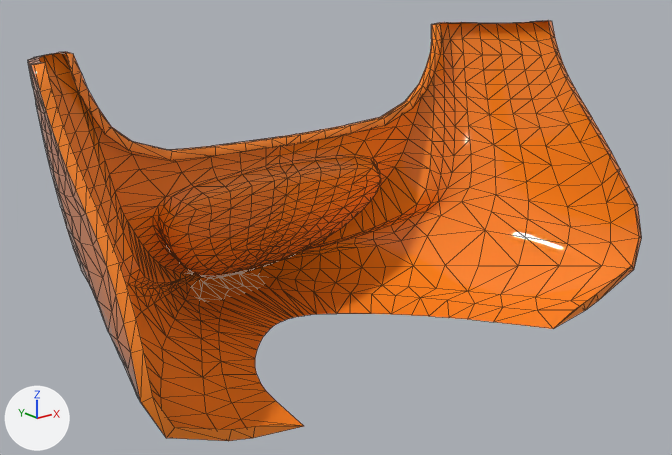
Two versions of the glTF model models/Chin_MEANY.glb, one commit apart.
Before and after are seen from a camera (50 mm lens) standing at (-0.316, -0.05, -0.133) and looking at (0.005, 0.351, -0.293). The axes (+X, +Y, +Z) are drawn at lower left. The lights are the same throughout. The picture after the commit comes second. Mesh edges are drawn as thin lines. Vertices at exactly the same position are counted once.

In view in the first picture: 'Chin_MEANY'.
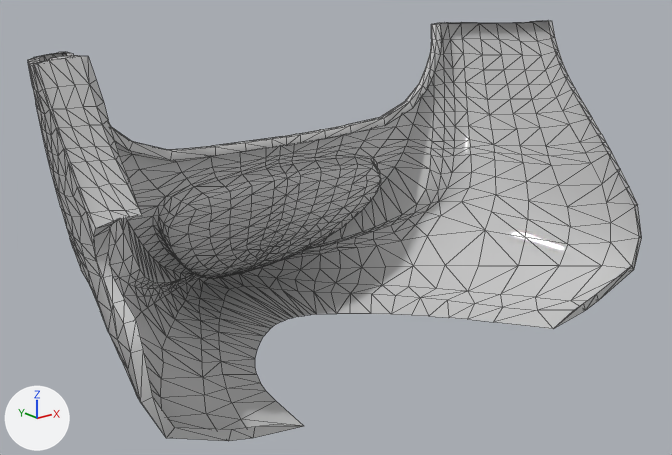
Changed parts and their boxes [x1, y1, x2, y2] in the pictures (672 x 455 px):
'Chin_MEANY', recoloured, reshaped (orange to light grey): [28, 21, 642, 441] in both
part 1 of me_mesh_010, built on: before [29, 62, 611, 339]; after [29, 55, 611, 339]

Patch to the scene script:
```diff
--- a/models/Chin_MEANY.glb.py
+++ b/models/Chin_MEANY.glb.py
@@ mat_body_color_bsclr @@
 mat_body_color_bsclr = principled_material('Body_Color_BSCLR')
-mat_body_color_bsclr.base_color = (1.0, 0.232, 0.0)  # orange #ff8400
+mat_body_color_bsclr.base_color = (0.589, 0.589, 0.589)  # light grey #cacaca
 mat_body_color_bsclr.roughness = 1.0
@@ me_mesh_010 @@
 # used by ob_chin_meany; location = (0.0, 0.0, 0.0)
-me_mesh_010.from_pydata(...)  # 1015 vertices, 1924 faces; spans x -0.169..0.169, y 0.253..0.478, z -0.362..-0.184
+me_mesh_010.from_pydata(...)  # 1095 vertices, 2075 faces; spans x -0.174..0.169, y 0.253..0.478, z -0.362..-0.179
+# me_mesh_010 part 1
+# 11 vertices are removed from x -0.169..-0.162, y 0.283..0.336, z -0.26..-0.184
+# 87 faces are deleted
+# 14 vertices move from x -0.169..-0.16, y 0.274..0.349, z -0.269..-0.186 to x -0.172..-0.159, y 0.284..0.347, z -0.277..-0.186
+# 81 vertices are added at x -0.174..0.164, y 0.277..0.401, z -0.272..-0.179
+# 5 new vertices lie (0.0, -0.003, -0.005) away from vertices in x -0.159..0.167, y 0.29..0.345, z -0.265..-0.25
+# 5 new vertices lie (0.001, -0.003, -0.009) away from vertices in x -0.165..-0.154, y 0.298..0.304, z -0.26..-0.189
+# 238 new faces join them
 me_mesh_010.materials.append(mat_body_color_bsclr)
```
